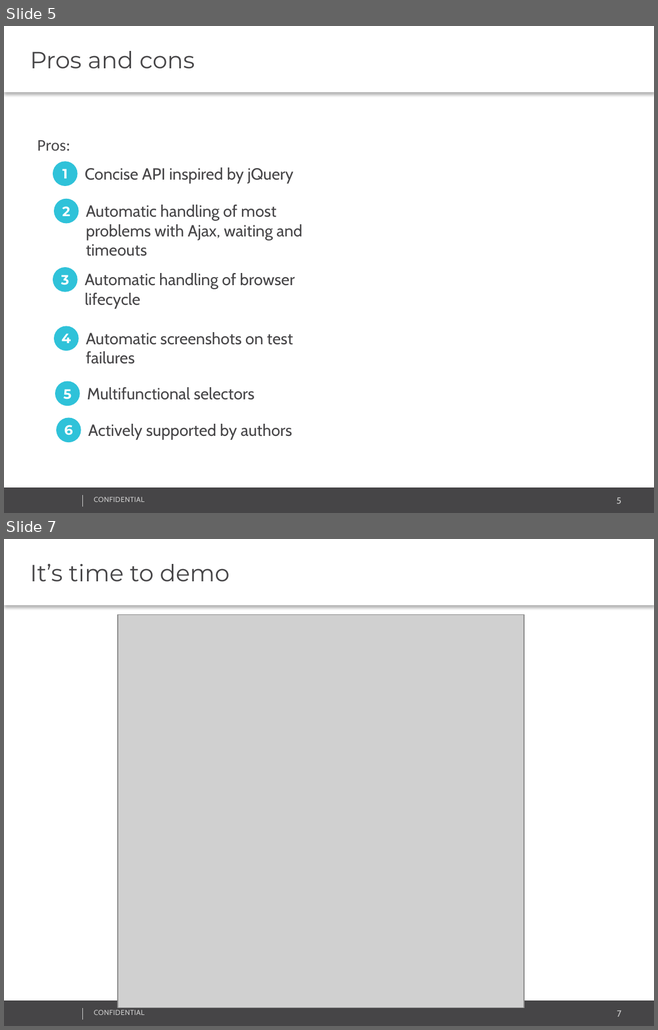
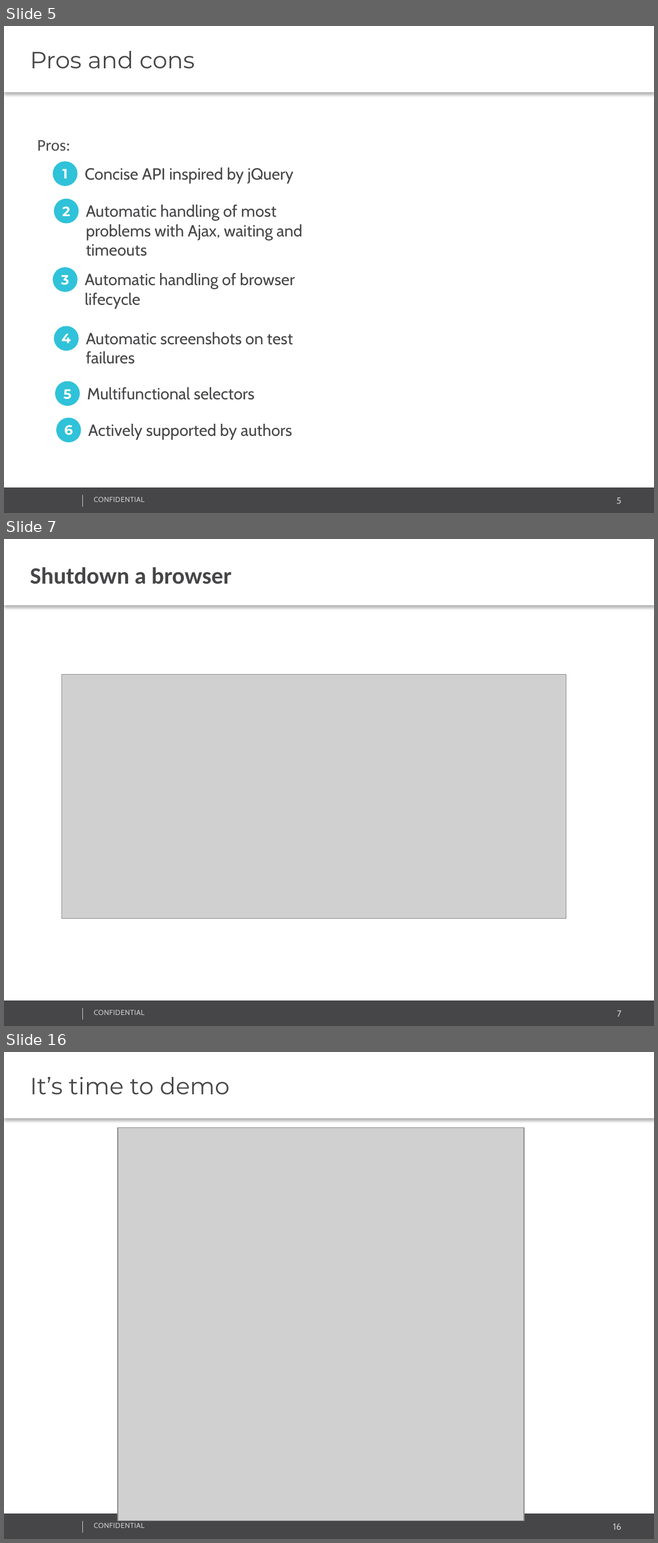
Before and after one commit to RamanPatsiayuk/Selenide, a slide deck: Selenide.pptx. Shown one above the other, each under a label of ours: slides 5 and 7 before the commit, slides 5, 7 and 16 after it; the slides between them are not shown. The pictures are 658x1030 and 658x1543 pixels, drawn with LibreOffice and Linux fonts; fonts in the diff are those of the drawing; grey boxes stand for pictures; background and template pictures are left out. Boxes give left, top, right and bottom in pixels: in the first picture for what was removed or moved away, otherwise in the second. Text is boxed around its words. In the diff, an @@ line names an element or a change of style, - is before the commit and + after.

```diff
--- a/Selenide.pptx
+++ b/Selenide.pptx
@@ slide 7 added at box(4, 539, 654, 1026), background #FFFFFF; not listed: 4 template elements that a slide beside it also shows @@
@@ text added at box(4, 539, 654, 605), fill #FFFFFF, 26 pt, text #464547, bold @@
+Shutdown a browser
@@ picture added at box(62, 674, 566, 918) @@
@@ what was slide 7 is now slide 16 @@
@@ page number at box(612, 1524, 621, 1530): text changed @@
-7
+16
```
Also in this commit, not shown: 9 other slides added, 1 slide removed.
